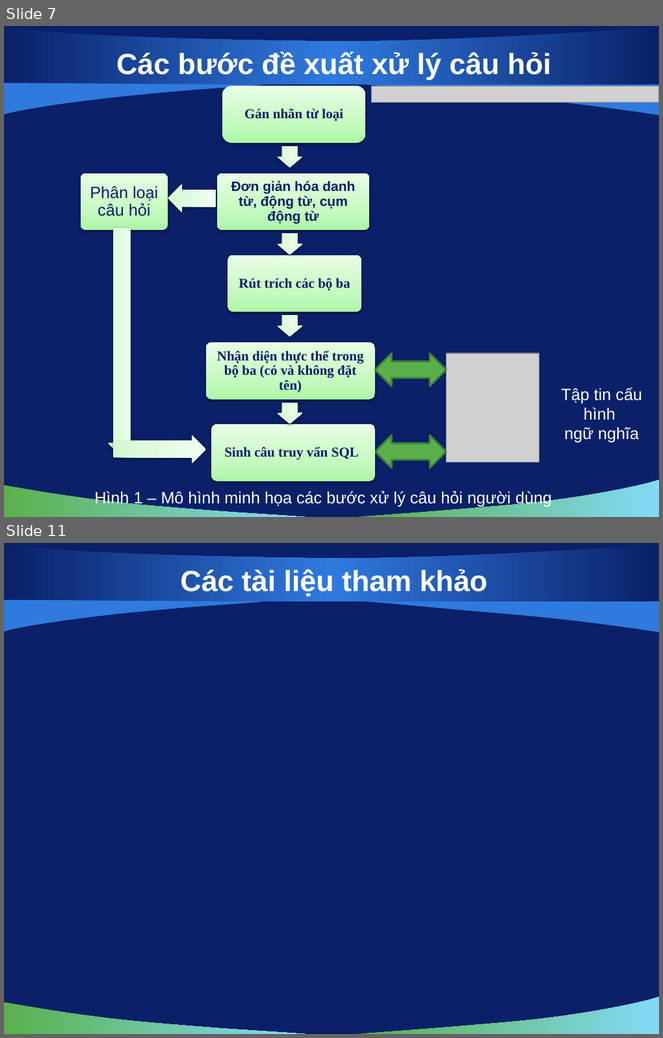
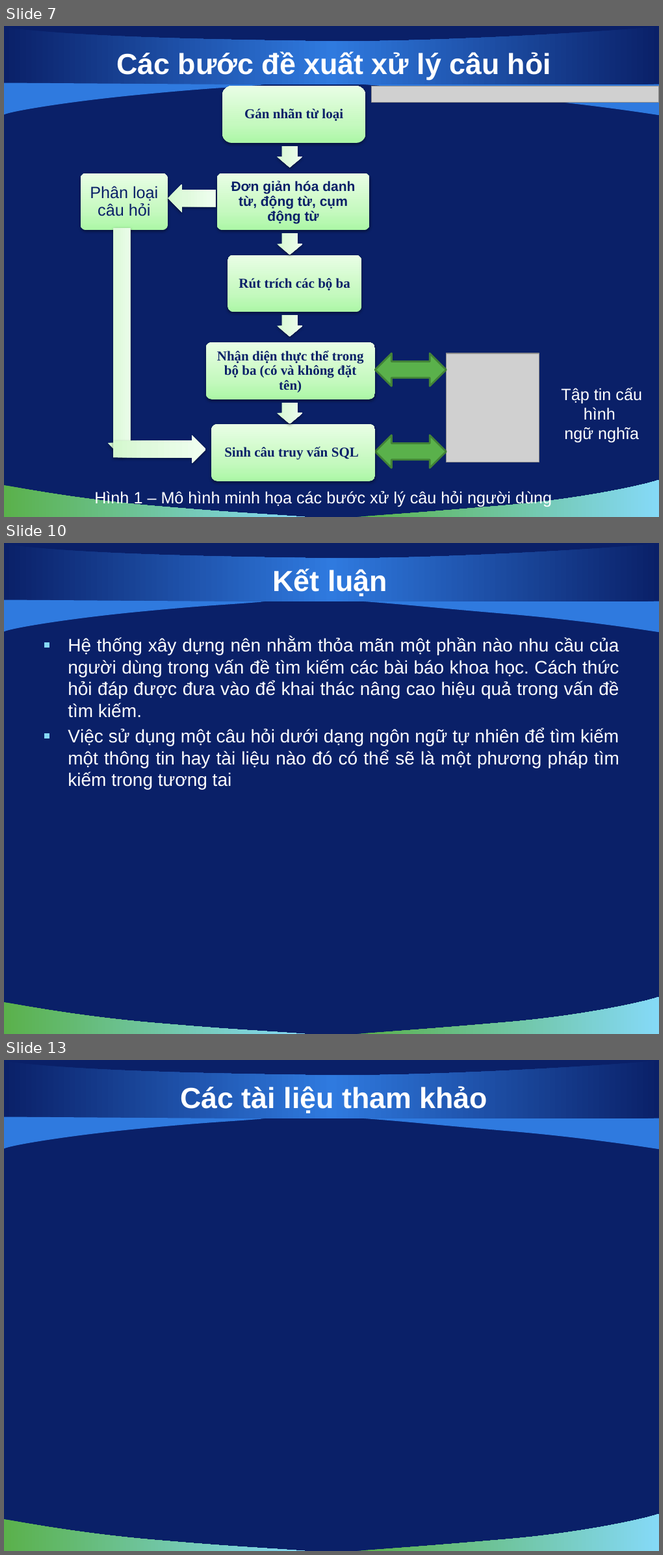
Before and after one commit to vuaviet/filnalproject, a slide deck: De Cuong/bao cao luan van/slide 0.3 (add 2 slide danh gia).pptx. Shown one above the other, each under a label of ours: slides 7 and 11 before the commit, slides 7, 10 and 13 after it; the slides between them are not shown. The pictures are 663x1038 and 663x1555 pixels, drawn with LibreOffice and Linux fonts; fonts in the diff are those of the drawing; grey boxes stand for pictures; background and template pictures are left out. Boxes give left, top, right and bottom in pixels: in the first picture for what was removed or moved away, otherwise in the second. Text is boxed around its words. In the diff, an @@ line names an element or a change of style, - is before the commit and + after.

```diff
--- a/De Cuong/bao cao luan van/slide 0.3 (add 2 slide danh gia).pptx
+++ b/De Cuong/bao cao luan van/slide 0.3 (add 2 slide danh gia).pptx
@@ slide 10 added at <box>4,543,659,1034</box>, background picture (left out); not listed: 5 template elements that a slide beside it also shows @@
@@ title added at <box>272,568,388,596</box>, 32 pt, text #FFFFFF, bold @@
+Kết luận
@@ text added at <box>68,637,620,789</box>, 20 pt, text #FFFFFF @@
+▪ Hệ thống xây dựng nên nhằm thỏa mãn một phần nào nhu cầu của người dùng trong vấn đề tìm kiếm các bài báo khoa học. Cách thức hỏi đáp được đưa vào để khai thác nâng cao hiệu quả trong vấn đề tìm kiếm.
+▪ Việc sử dụng một câu hỏi dưới dạng ngôn ngữ tự nhiên để tìm kiếm một thông tin hay tài liệu nào đó có thể sẽ là một phương pháp tìm kiếm trong tương tai
@@ what was slide 11 is now slide 13 @@
```
Also in this commit, not shown: 4 slides changed, 1 other slide added, 1 other file.
